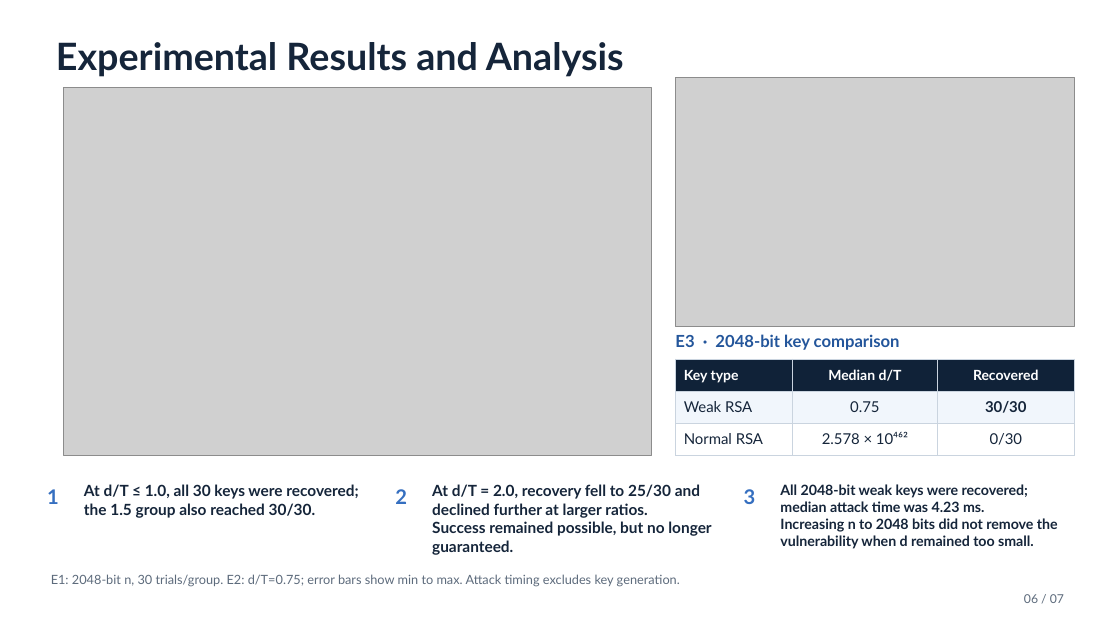
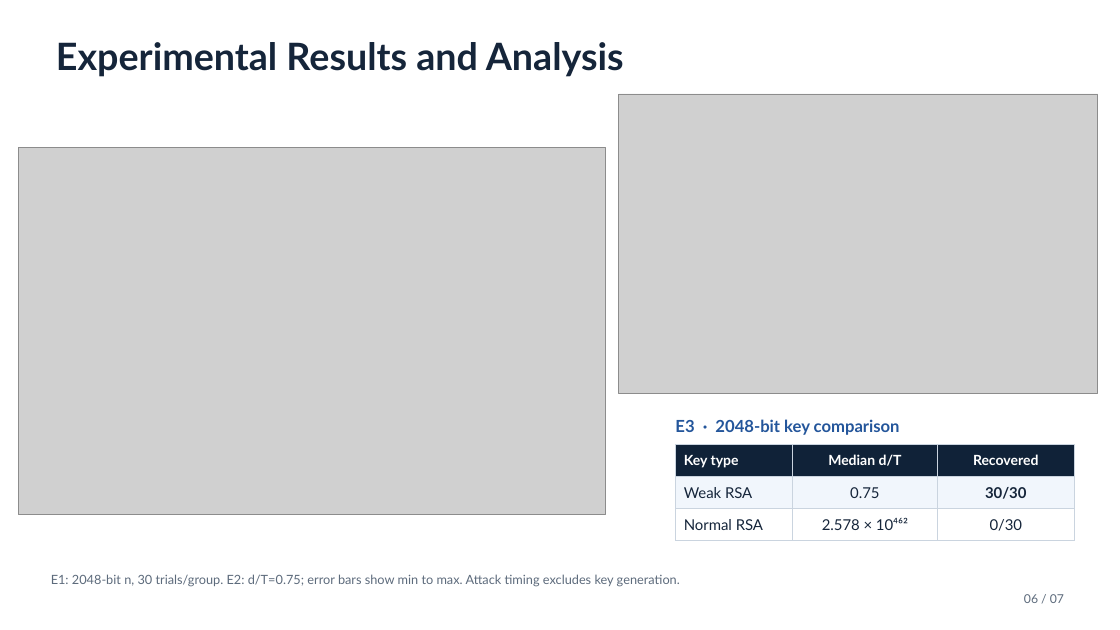
Before and after one commit to GeraltWu/RSA-Wiener-attack, a slide deck: slide 6 of docs/RSA_Wiener_Attack_EN.pptx. Drawn at 1120x630 pixels with LibreOffice and Linux fonts; fonts in the diff are those of the drawing; grey boxes stand for pictures. Boxes give left, top, right and bottom in pixels: in the first picture for what was removed or moved away, otherwise in the second. Text is boxed around its words. In the diff, an @@ line names an element or a change of style, - is before the commit and + after.

```diff
--- a/docs/RSA_Wiener_Attack_EN.pptx
+++ b/docs/RSA_Wiener_Attack_EN.pptx
@@ picture: place and size @@
-picture at [676,77,1075,327]
+picture at [619,94,1098,394]
@@ picture: place and size @@
-picture at [64,88,652,455]
+picture at [18,147,607,514]
@@ text "E3 · 2048-bit key comparison": place and size @@
-text "E3 · 2048-bit key comparison" at [675,334,900,350]
+text "E3 · 2048-bit key comparison" at [675,419,900,435]
@@ table: place and size @@
-table at [676,359,1075,455]
+table at [676,444,1075,541]
@@ text removed at [47,489,59,504] @@
-1
@@ text removed at [84,484,358,518] @@
-At d/T ≤ 1.0, all 30 keys were recovered; the 1.5 group also reached 30/30.
@@ text removed at [395,489,407,504] @@
-2
@@ text removed at [432,484,711,555] @@
-At d/T = 2.0, recovery fell to 25/30 and declined further at larger ratios.
-Success remained possible, but no longer guaranteed.
@@ text removed at [744,489,756,504] @@
-3
@@ text removed at [780,484,1058,549] @@
-All 2048-bit weak keys were recovered; median attack time was 4.23 ms.
-Increasing n to 2048 bits did not remove the vulnerability when d remained too small.
```
Also in this commit, not shown: 1 other slide changed, 5 other files.
